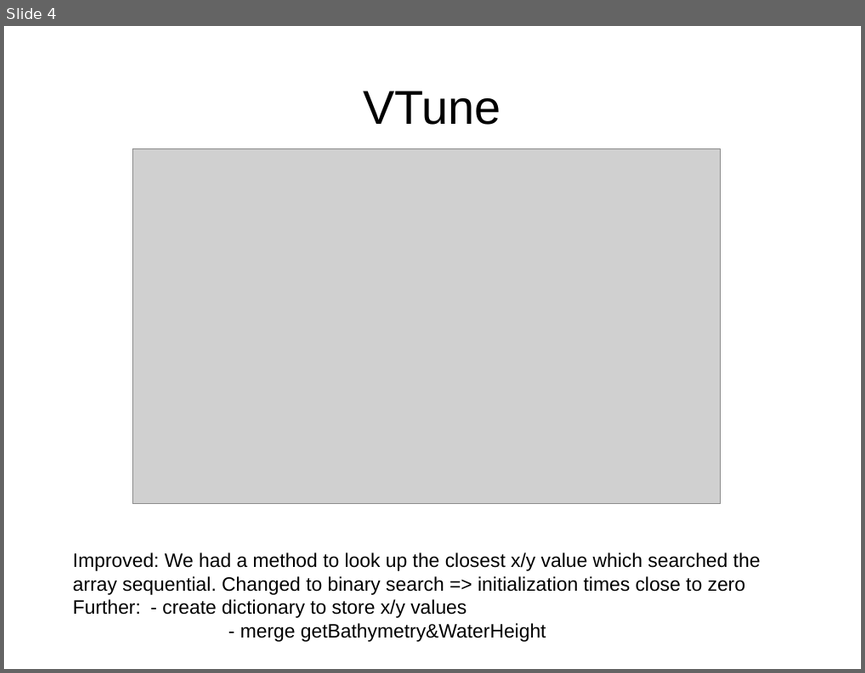
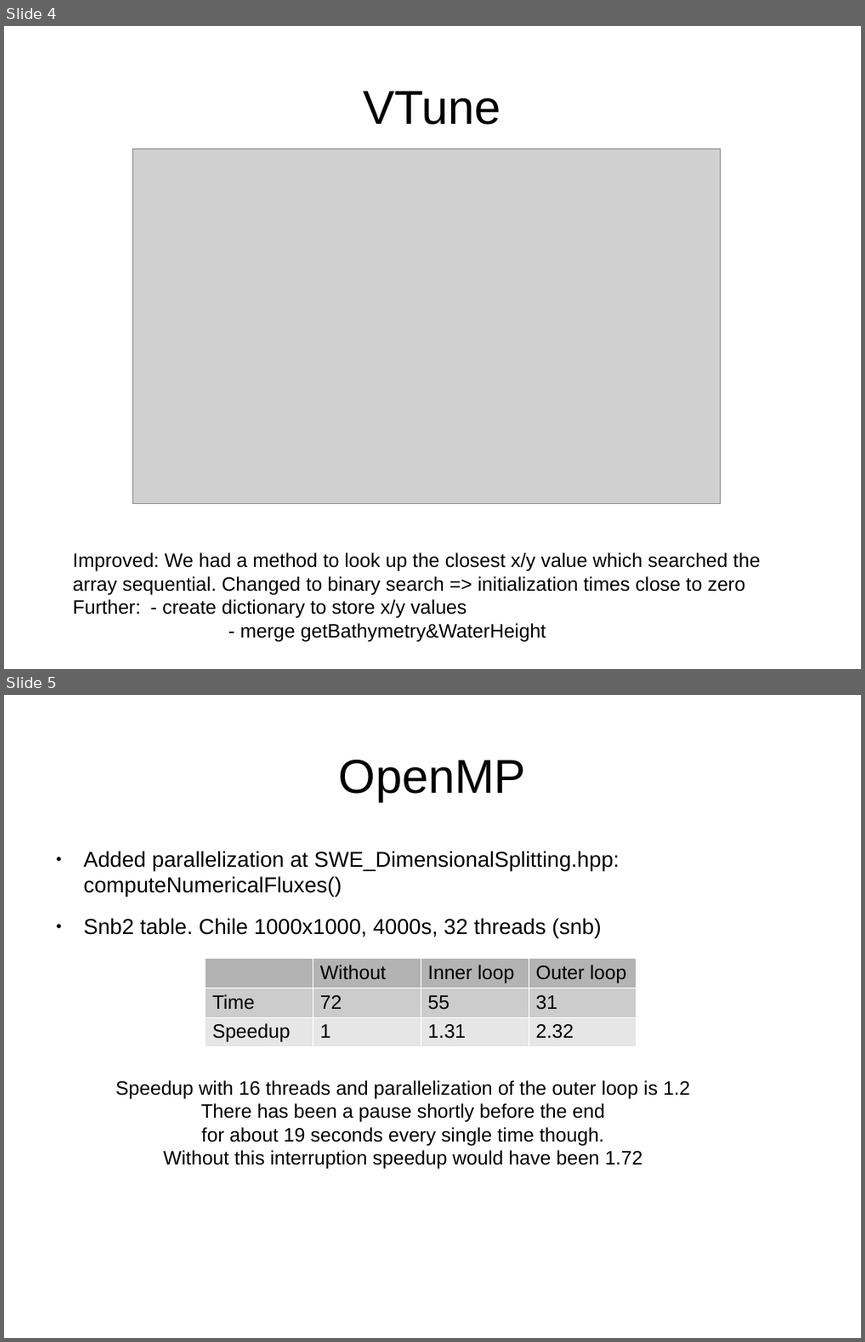
Before and after one commit to tsunamiSim/SWE, a slide deck: deliverables E4/presentation.odp. Shown one above the other, each under a label of ours: slide 4 before the commit, slides 4 and 5 after it. The pictures are 865x673 and 865x1342 pixels, drawn with LibreOffice and Linux fonts; fonts in the diff are those of the drawing; grey boxes stand for pictures. Boxes give left, top, right and bottom in pixels: in the first picture for what was removed or moved away, otherwise in the second. Text is boxed around its words. In the diff, an @@ line names an element or a change of style, - is before the commit and + after.

```diff
--- a/deliverables E4/presentation.odp
+++ b/deliverables E4/presentation.odp
@@ slide 5 added at [4, 695, 861, 1338], background #FFFFFF @@
@@ title added at [339, 760, 526, 801], 44 pt, text #000000 @@
+OpenMP
@@ text added at [84, 851, 619, 938], 20 pt, text #000000 @@
+● Added parallelization at SWE_DimensionalSplitting.hpp: computeNumericalFluxes()
+● Snb2 table. Chile 1000x1000, 4000s, 32 threads (snb)
@@ table added at [205, 958, 637, 1047], 3 rows, 4 columns @@
+ | Without | Inner loop | Outer loop
+Time | 72 | 55 | 31
+Speedup | 1 | 1.31 | 2.32
@@ text added at [115, 1080, 690, 1168], 18 pt, text #000000 @@
+Speedup with 16 threads and parallelization of the outer loop is 1.2
+There has been a pause shortly before the end
+for about 19 seconds every single time though.
+Without this interruption speedup would have been 1.72
```
Also in this commit, not shown: 1 slide changed, 6 other slides added, 5 other files.
